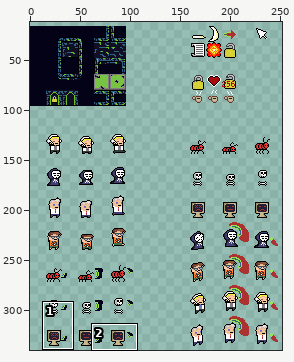
File history of a sprite sheet, src/res/textures/tiles.png. Above: a wide view before the commit, with the close-up outlined.
Close-up. Earlier state:
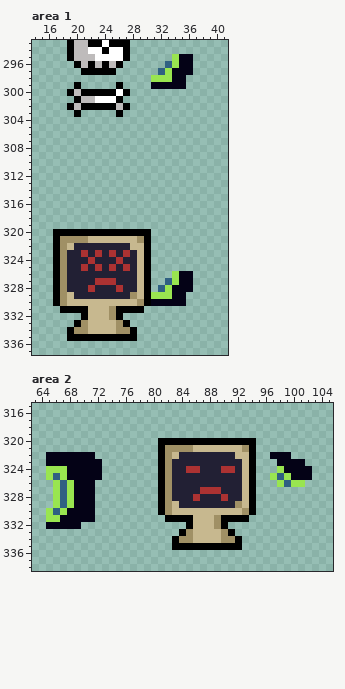
The file is 256x352 pixels. Colours within 5 levels of each other are drawn and written as one. Shown: area 1: x 14..41, y 293..337; area 2: x 63..105, y 315..338. The wide view leaves out empty margins. The commit also changed other parts of the picture, which this record leaves out.
Once edited:
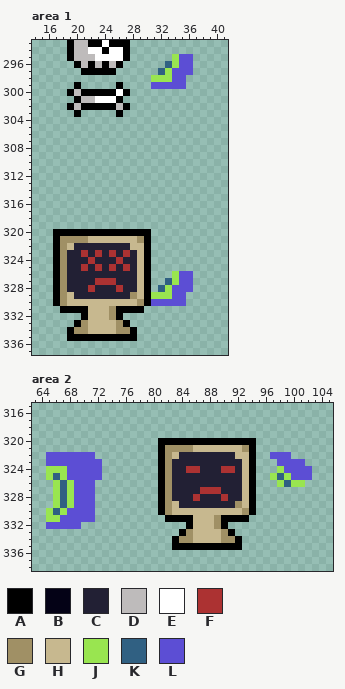
Palette (. is transparent): A #000000  B #040216  C #222034  D #bebbbb  E #ffffff  F #ac3232  G #a09065  H #c7b88f  J #99e550  K #306082  L #5c4ed4
Diff:
--- area 1
@@ x 29..38 @@
 294 ..........
-295 .....JBB..
-296 ....KJBB..
-297 ...KJBBB..
-298 ..JJJBB...
-299 ..BBBBB...
+295 .....JLL..
+296 ....KJLL..
+297 ...KJLLL..
+298 ..JJJLL...
+299 ..LLLLL...
 300 ..........
@@ x 29..38 @@
 325 HA........
-326 HA...JBB..
-327 HA..KJBB..
-328 HA.KJBBB..
-329 HAJJJBB...
-330 GABBBBB...
+326 HA...JLL..
+327 HA..KJLL..
+328 HA.KJLLL..
+329 HAJJJLL...
+330 GALLLLL...
 331 A.........
--- area 2
@@ x 63..105 @@
 321 ..................AGGGGHHHHHHHGA...........
-322 ..BBBBBBB.........AGHCCCCCCCCHHA..BBB......
-323 ..BBBBBBBB........AGCCCCCCCCCCHA...BBBB....
-324 ..JJJBBBBB........AGCCFFCCCFFCHA...JBBBB...
-325 ..JKJBBBBB........AGCCCCCCCCCCHA..JKJBBB...
-326 ...JKJBBB.........AGCCCCCCCCCCHA...JKJJ....
-327 ...JKJBBB.........AGCCCCFFFCCCHA...........
-328 ...JKJBBB.........AGCCCFCCCFCCHA...........
-329 ...JKJBBB.........AGHCCCCCCCCGHA...........
-330 ..JKJBBBB.........AGHHHHHHHHHHGA...........
-331 ..JJBBBBB..........AAAAHHHGAAAA............
-332 ..BBBBB...............AHHHGA...............
+322 ..LLLLLLL.........AGHCCCCCCCCHHA..LLL......
+323 ..LLLLLLLL........AGCCCCCCCCCCHA...LLLL....
+324 ..JJJLLLLL........AGCCFFCCCFFCHA...JLLLL...
+325 ..JKJLLLLL........AGCCCCCCCCCCHA..JKJLLL...
+326 ...JKJLLL.........AGCCCCCCCCCCHA...JKJJ....
+327 ...JKJLLL.........AGCCCCFFFCCCHA...........
+328 ...JKJLLL.........AGCCCFCCCFCCHA...........
+329 ...JKJLLL.........AGHCCCCCCCCGHA...........
+330 ..JKJLLLL.........AGHHHHHHHHHHGA...........
+331 ..JJLLLLL..........AAAAHHHGAAAA............
+332 ..LLLLL...............AHHHGA...............
 333 .....................AGHHHHGA..............
Changed places in both close-ups, as pixel boxes (x1, y1, x2, y2):
changed: (151, 54, 193, 89)
changed: (151, 271, 193, 306)
changed: (46, 452, 102, 529)
changed: (270, 452, 312, 480)
